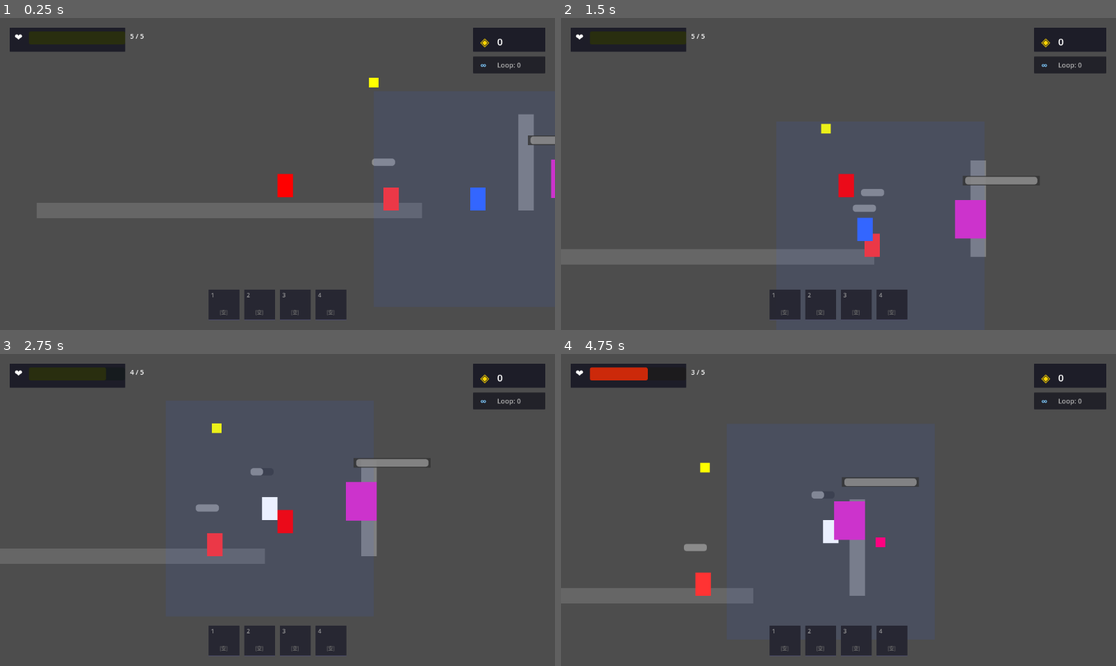
Above: before the commit, frames 1-4 (two rows, left to right).
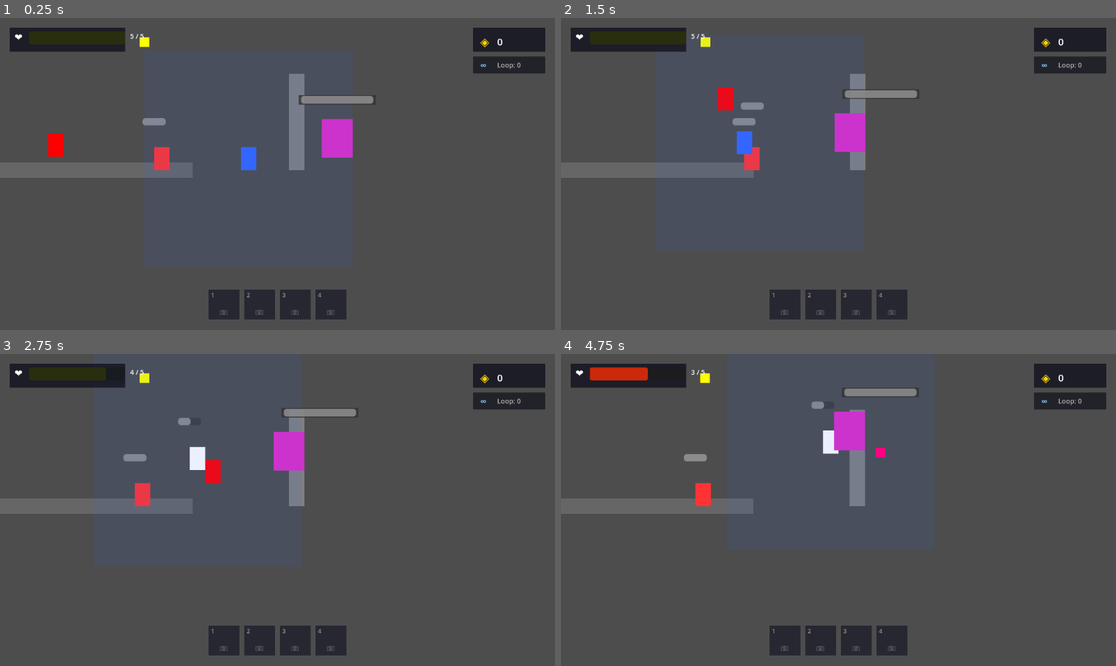
Above: after the commit, the same moments.

Repository: qq554597352/infinity-exe
Game: Godot game, scene res://scenes/levels/test_level.tscn
Two runs of this game, one before a commit and one after it. Both use one fixed random seed, a clock stepped at 60 frames per second and the inputs below. This scene is started directly instead of the project's main scene.
Inputs:
- Up to frame 1 (0.25 s): no input
- Up to frame 2 (1.5 s): hold D (move_right) from 0.53 s (still down); tap J (attack) at 0.6 s; tap Space (jump) at 0.77 s; tap E (grapple) at 1.35 s
- Up to frame 3 (2.75 s): tap Space (jump) at 1.52 s; release D (move_right) at 2.03 s; hold A (move_left) from 2.03 s (still down); tap J (attack) at 2.1 s
- Up to frame 4 (4.75 s): release A (move_left) at 2.78 s; hold D (move_right) 2.78-4.28 s; tap E (grapple) at 2.85, 4.35 s; tap Space (jump) at 3.02, 3.77, 4.52 s; tap J (attack) at 3.6 s; hold A (move_left) from 4.28 s (still down)

The runs differ from the first frame. In frame 1, 9.5% of the frame differs, in the area x 0-100%, y 6-65%; in frame 2, 8.9%; in frame 3, 7.6%; in frame 4, 7.3%.

Commit message:
Fix: Add Camera2D settings to player scene
Added proper camera configuration to player.tscn:
- Set camera as current
- Configure viewport limits (1200x650)
- Enable camera smoothing

This fixes the empty screen issue when starting the game from main menu.

Diff:
--- a/scenes/player/player.tscn
+++ b/scenes/player/player.tscn
@@ -16,6 +16,12 @@
 [node name="Sprite2D" type="Sprite2D" parent="."]
 
 [node name="Camera2D" type="Camera2D" parent="."]
+current = true
+limit_left = 0
+limit_top = 0
+limit_right = 1200
+limit_bottom = 650
+smoothing_enabled = true
 
 [node name="ColorRect" type="ColorRect" parent="."]
 offset_right = 32.0
